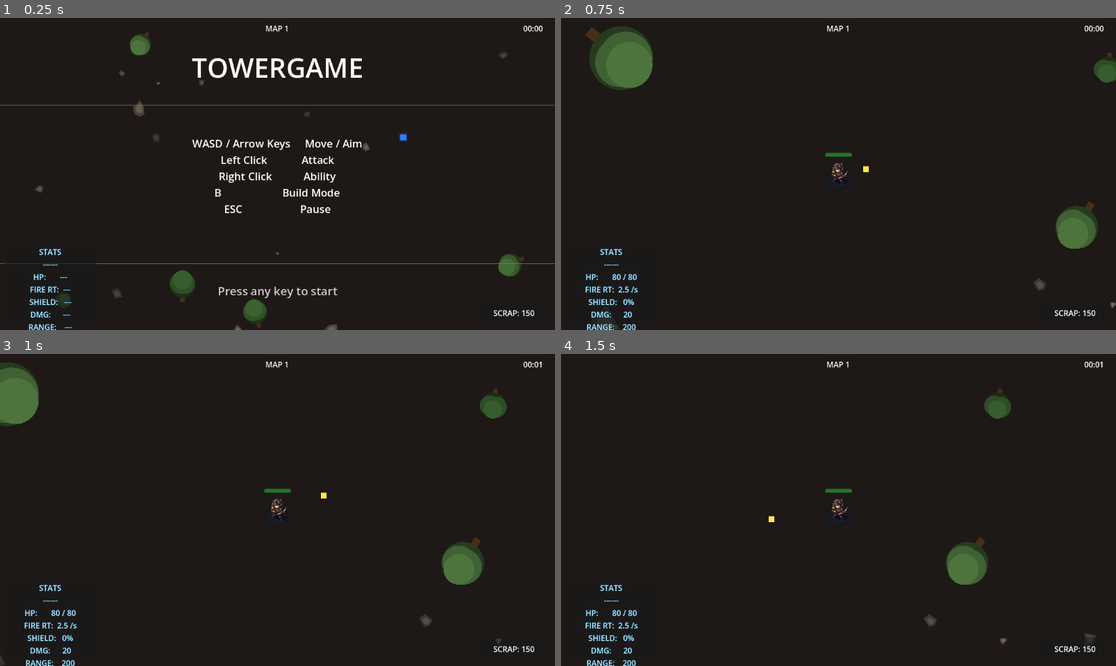
Above: before the commit, frames 1-4 (two rows, left to right).
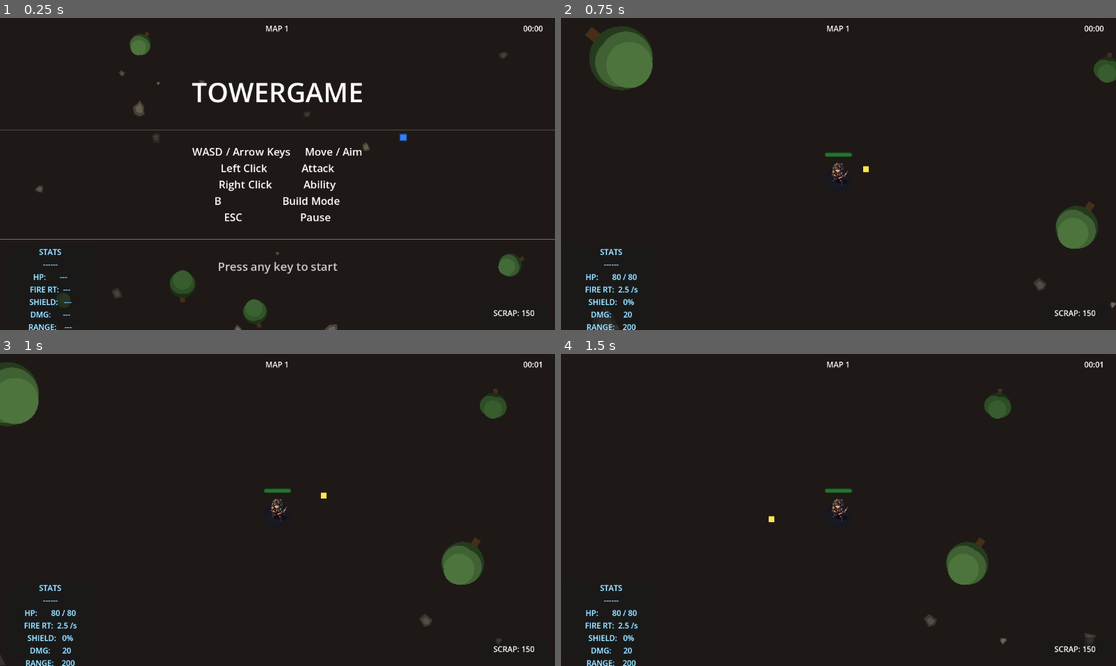
Above: after the commit, the same moments.

Repository: JakeForReal/towergame
Game: Godot game, scene res://scenes/MainScene.tscn
Same seed, same stepped clock (60 frames per second), same inputs: the game is played once before the commit and once after it.
Inputs (mouse positions are in pixels of both pictures, inside the frame that each line leads up to):
- Up to frame 1 (0.25 s): no input
- Up to frame 2 (0.75 s): tap Enter (ui_accept) at 0.5 s; move the mouse to (960, 158) at 0.52 s; hold D (move_right) from 0.53 s (still down); tap Down (aim_down) at 0.6 s; click (960, 158) at 0.67 s
- Up to frame 3 (1 s): keep holding D (move_right); tap Enter (ui_accept) at 0.77 s
- Up to frame 4 (1.5 s): release D (move_right) at 1.25 s; drag from (727, 525) to (838, 510) at 1.27 s

The runs differ from the first frame. In frame 1, 5.4% of the frame differs, in the area x 0-100%, y 12-90%; in frame 2, nothing differs; in frame 3, nothing differs; in frame 4, nothing differs.
Error before the commit: Invalid assignment of property or key 'text' with value of type 'String' on a base object of type 'null instance'. (res://scripts/StartScreen.gd:26)

Commit message:
Fix StartScreen: correct node path, simplify text setup, add blinking prompt

Diff:
--- a/scenes/StartScreen.tscn
+++ b/scenes/StartScreen.tscn
@@ -49,14 +49,11 @@
 [node name="ControlsLabel" type="Label" parent="CanvasLayer/VBox"]
 layout_mode = 2
 theme_override_font_sizes/font_size = 22
-text = "
-WASD / Arrow Keys     Move / Aim
+text = "WASD / Arrow Keys     Move / Aim
 Left Click            Attack
 Right Click           Ability
 B                     Build Mode
-ESC                    Pause
-
-"
+ESC                    Pause"
 horizontal_alignment = 1
 
 [node name="Spacer3" type="Control" parent="CanvasLayer/VBox"]
--- a/scripts/StartScreen.gd
+++ b/scripts/StartScreen.gd
@@ -5,25 +5,21 @@
 signal started()
 
 var _started := false
+var _blink_timer := 0.0
+var _prompt_visible := true
+
+@onready var _prompt_label: Label = $CanvasLayer/VBox/PromptLabel
 
 func _ready() -> void:
-	_display_controls()
+	_blink_timer = 0.0
+	_prompt_visible = true
 
-func _display_controls() -> void:
-	var controls_label = $CanvasLayer/ControlsLabel
-	var text := "
-	TOWERGAME
-	========================================
-
-	WASD / Arrow Keys     Move / Aim
-	Left Click            Attack
-	Right Click           Ability
-	B                     Build Mode
-	ESC                    Pause
-
-	========================================
-	"
-	controls_label.text = text
+func _process(delta: float) -> void:
+	_blink_timer += delta
+	if _blink_timer >= 0.6:
+		_blink_timer = 0.0
+		_prompt_visible = not _prompt_visible
+		_prompt_label.visible = _prompt_visible
 
 func _unhandled_input(event: InputEvent) -> void:
 	if _started:
